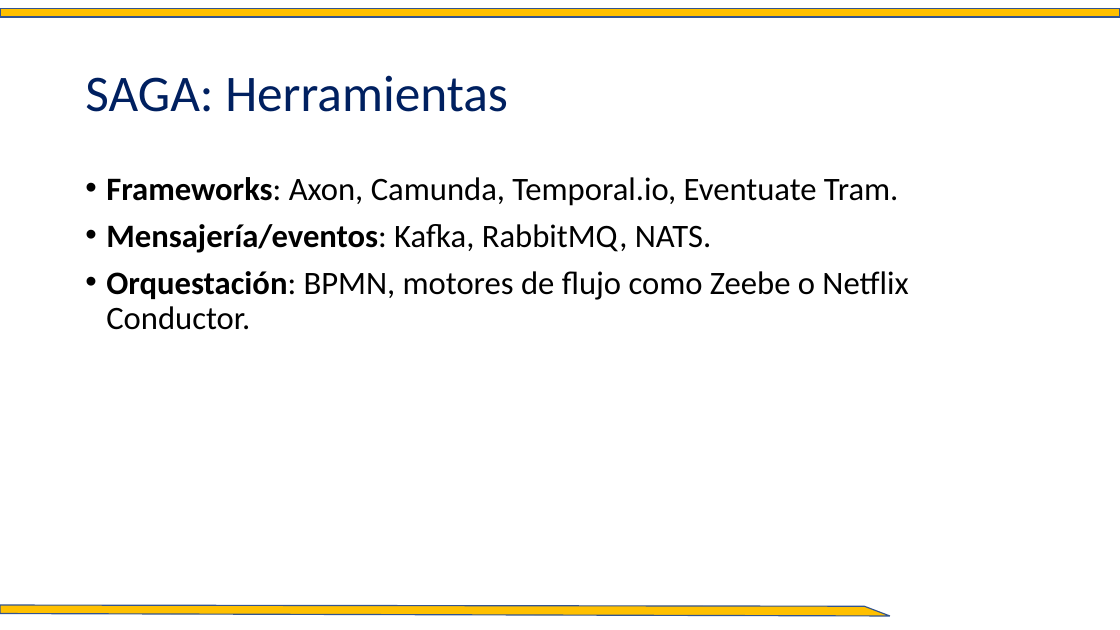
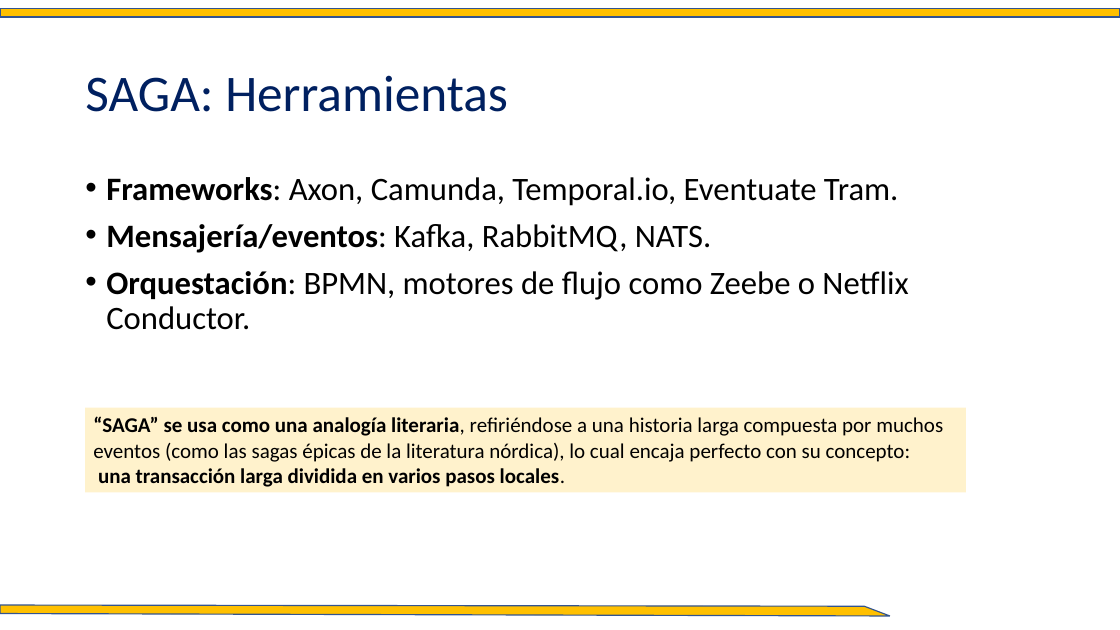
Before and after one commit to carloscarreno/microservicios-basico, a slide deck: slide 15 of presentaciones/Modulo 2 Arquitectura de Microservicios.pptx. Drawn at 1120x630 pixels with LibreOffice and Linux fonts; fonts in the diff are those of the drawing; background and template pictures are left out. Boxes give left, top, right and bottom in pixels: in the first picture for what was removed or moved away, otherwise in the second. Text is boxed around its words. In the diff, an @@ line names an element or a change of style, - is before the commit and + after.

```diff
--- a/presentaciones/Modulo 2 Arquitectura de Microservicios.pptx
+++ b/presentaciones/Modulo 2 Arquitectura de Microservicios.pptx
@@ rectangle added at (85,408,966,492), fill #FFF2CC, 18 pt, text #000000 @@
+“SAGA” se usa como una analogía literaria, refiriéndose a una historia larga compuesta por muchos
+eventos (como las sagas épicas de la literatura nórdica), lo cual encaja perfecto con su concepto:
+una transacción larga dividida en varios pasos locales.
```
Also in this commit, not shown: 2 other files.
